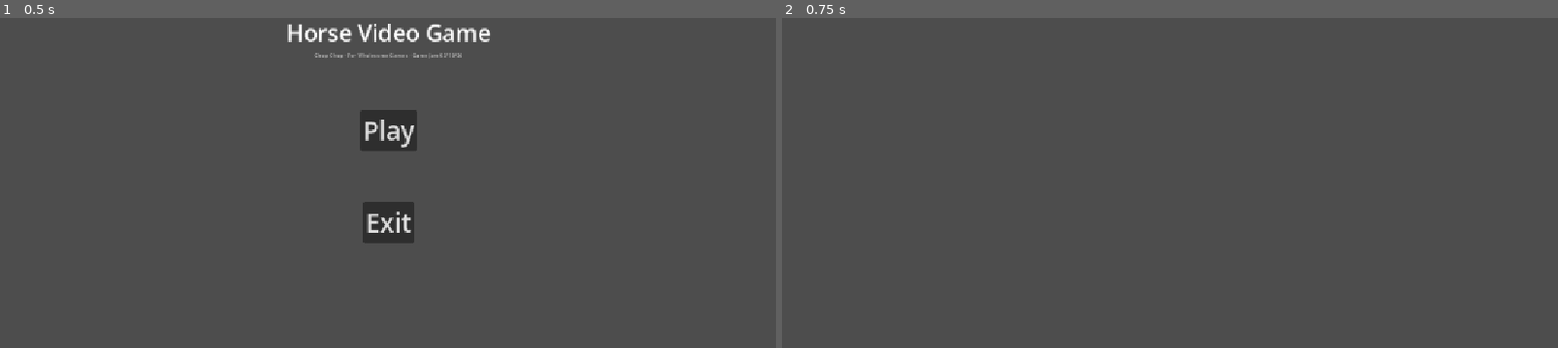
Above: before the commit, frames 1-2 (left to right).
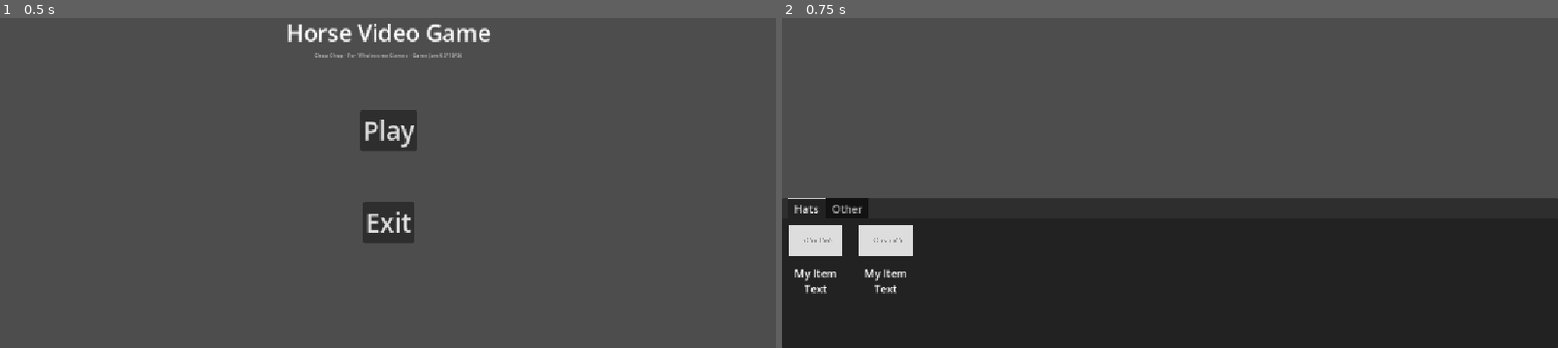
Above: after the commit, the same moments.

Repository: lukewhitingdev/gamejam-Bradys-Day-Out
Game: Godot game, scene res://Maps/MainMenuMap.tscn
The game is run twice, just before and just after one commit, with the same random seed, the same clock (stepped at 60 frames per second) and the same inputs. The engine's default icon, where the game draws it, is replaced by a stand-in: a white triangle on a blue panel in a dark square.
Inputs:
- Up to frame 1 (0.5 s): no input
- Up to frame 2 (0.75 s): click "Play" at 0.5 s

Frame 1 is identical in both runs. In frame 2, 45% of the frame differs, in the area x 0-100%, y 54-100%.

Commit message:
Added basic asset selector ui and added programtic item filling for the grid

Diff:
--- /dev/null
+++ b/app/chopchop/GameObjects/PlaceholderAsset.tscn
@@ -0,0 +1,6 @@
+[gd_scene format=3 uid="uid://npbsrhalvqdo"]
+
+[sub_resource type="BoxMesh" id="BoxMesh_105qb"]
+
+[node name="PlaceholderAsset" type="MeshInstance3D" unique_id=226662560]
+mesh = SubResource("BoxMesh_105qb")
--- a/app/chopchop/Maps/CharacterCreator.tscn
+++ b/app/chopchop/Maps/CharacterCreator.tscn
@@ -1,3 +1,19 @@
 [gd_scene format=3 uid="uid://cu3u5ysgsfkvg"]
 
+[ext_resource type="PackedScene" uid="uid://dhpn27c2dsgj7" path="res://UI/Components/TabAssetSelector/TabAssetSelector.tscn" id="1_drytg"]
+
 [node name="CharacterCreator" type="Node3D" unique_id=331614774]
+
+[node name="CanvasLayer" type="CanvasLayer" parent="." unique_id=1571464658]
+
+[node name="PanelContainer" type="PanelContainer" parent="CanvasLayer" unique_id=1223367156]
+anchors_preset = 12
+anchor_top = 1.0
+anchor_right = 1.0
+anchor_bottom = 1.0
+offset_top = -223.0
+grow_horizontal = 2
+grow_vertical = 0
+
+[node name="AssetSelector" parent="CanvasLayer/PanelContainer" unique_id=1642857273 instance=ExtResource("1_drytg")]
+layout_mode = 2
--- /dev/null
+++ b/app/chopchop/Scripts/GridItemData.gd
@@ -0,0 +1,5 @@
+class_name GridItemData extends Resource
+
+@export var Name = "Placeholder"
+@export var AssetImage: CompressedTexture2D = load("res://Assets/placeholder.svg")
+@export var Asset: Resource = load("res://GameObjects/PlaceholderAsset.tscn")
--- a/app/chopchop/UI/Components/DressUpGridItem.tscn
+++ b/app/chopchop/UI/Components/DressUpGridItem.tscn
@@ -1,41 +1,33 @@
-[gd_scene format=3 uid="uid://chyfbsso3y875"]
+[gd_scene format=3 uid="uid://8xlnhnxrxkbu"]
 
 [ext_resource type="Texture2D" uid="uid://srqiga0ssrn8" path="res://Assets/placeholder.svg" id="1_itotx"]
 
-[node name="DressUpGridItem" type="Control" unique_id=1090942604]
-layout_mode = 3
-anchors_preset = 15
-anchor_right = 1.0
-anchor_bottom = 1.0
-grow_horizontal = 2
-grow_vertical = 2
-size_flags_horizontal = 3
-size_flags_vertical = 3
+[node name="DressUpGridItem" type="AspectRatioContainer" unique_id=2130066261]
+offset_right = 301.0
+offset_bottom = 301.0
+size_flags_horizontal = 0
+size_flags_vertical = 0
 
-[node name="VBoxContainer" type="VBoxContainer" parent="." unique_id=1516540346]
-layout_mode = 1
-anchors_preset = 15
-anchor_right = 1.0
-anchor_bottom = 1.0
-grow_horizontal = 2
-grow_vertical = 2
+[node name="VBoxContainer" type="VBoxContainer" parent="." unique_id=2063944486]
+layout_mode = 2
+size_flags_vertical = 0
 
-[node name="MarginContainer" type="MarginContainer" parent="VBoxContainer" unique_id=1953994296]
+[node name="MarginContainer" type="MarginContainer" parent="VBoxContainer" unique_id=1529995282]
 layout_mode = 2
 theme_override_constants/margin_left = 10
 theme_override_constants/margin_top = 10
 theme_override_constants/margin_right = 10
 theme_override_constants/margin_bottom = 10
 
-[node name="TextureRect" type="TextureRect" parent="VBoxContainer/MarginContainer" unique_id=1619962704]
+[node name="TextureRect" type="TextureRect" parent="VBoxContainer/MarginContainer" unique_id=2102644320]
 layout_mode = 2
 texture = ExtResource("1_itotx")
 expand_mode = 5
 
-[node name="HBoxContainer" type="HBoxContainer" parent="VBoxContainer" unique_id=1560746543]
+[node name="HBoxContainer" type="HBoxContainer" parent="VBoxContainer" unique_id=285603658]
 layout_mode = 2
 
-[node name="RichTextLabel" type="RichTextLabel" parent="VBoxContainer/HBoxContainer" unique_id=207190959]
+[node name="RichTextLabel" type="RichTextLabel" parent="VBoxContainer/HBoxContainer" unique_id=1415877980]
 layout_mode = 2
 size_flags_horizontal = 3
 size_flags_vertical = 3
--- a/app/chopchop/UI/Components/TabAssetSelector.tscn
+++ /dev/null
@@ -1,47 +0,0 @@
-[gd_scene format=3 uid="uid://0fxs1x1vt5p8"]
-
-[ext_resource type="PackedScene" uid="uid://chyfbsso3y875" path="res://UI/Components/DressUpGridItem.tscn" id="1_gnp8d"]
-
-[node name="Control" type="Control" unique_id=82030472]
-layout_mode = 3
-anchors_preset = 15
-anchor_right = 1.0
-anchor_bottom = 1.0
-grow_horizontal = 2
-grow_vertical = 2
-
-[node name="TabContainer" type="TabContainer" parent="." unique_id=1624534674]
-layout_mode = 1
-anchors_preset = 15
-anchor_right = 1.0
-anchor_bottom = 1.0
-grow_horizontal = 2
-grow_vertical = 2
-current_tab = 0
-
-[node name="Hats" type="Label" parent="TabContainer" unique_id=1622699526]
-layout_mode = 2
-metadata/_tab_index = 0
-
-[node name="GridContainer" type="GridContainer" parent="TabContainer/Hats" unique_id=1948472832]
-layout_mode = 1
-anchors_preset = 15
-anchor_right = 1.0
-anchor_bottom = 1.0
-grow_horizontal = 2
-grow_vertical = 2
-
-[node name="PanelContainer" type="PanelContainer" parent="TabContainer/Hats/GridContainer" unique_id=974209270]
-layout_mode = 2
-size_flags_horizontal = 3
-size_flags_vertical = 3
-
-[node name="DressUpGridItem" parent="TabContainer/Hats/GridContainer/PanelContainer" unique_id=1090942604 instance=ExtResource("1_gnp8d")]
-layout_mode = 2
-size_flags_horizontal = 0
-size_flags_vertical = 0
-
-[node name="Other" type="Label" parent="TabContainer" unique_id=538076068]
-visible = false
-layout_mode = 2
-metadata/_tab_index = 1
--- /dev/null
+++ b/app/chopchop/UI/Components/TabAssetSelector/Scripts/tab_asset_selector.gd
@@ -0,0 +1,22 @@
+extends TabContainer
+
+@onready var Grid = $Hats/ScrollContainer/GridContainer
+@export var GridItem: Resource = preload("res://UI/Components/DressUpGridItem.tscn");
+@export var Items: Array[GridItemData] = []
+
+var GridItemMinSize = Vector2(100, 100)
+
+# Called when the node enters the scene tree for the first time.
+func _ready() -> void:
+	SetupGrid(GridItem)
+	pass # Replace with function body.
+
+func SetupGrid(Item):
+	for item in Items:
+		var node: AspectRatioContainer = CreateGridItem(GridItem)
+		node.custom_minimum_size = GridItemMinSize
+		Grid.add_child(node)
+
+func CreateGridItem(Item) -> AspectRatioContainer:
+	var node = GridItem.instantiate()
+	return node as AspectRatioContainer
--- /dev/null
+++ b/app/chopchop/UI/Components/TabAssetSelector/TabAssetSelector.tscn
@@ -0,0 +1,54 @@
+[gd_scene format=3 uid="uid://dhpn27c2dsgj7"]
+
+[ext_resource type="Script" uid="uid://cgukkhg0osnql" path="res://UI/Components/TabAssetSelector/Scripts/tab_asset_selector.gd" id="1_djv4d"]
+[ext_resource type="Script" uid="uid://d3eg2k2t5iaua" path="res://Scripts/GridItemData.gd" id="2_hiclj"]
+[ext_resource type="PackedScene" uid="uid://npbsrhalvqdo" path="res://GameObjects/PlaceholderAsset.tscn" id="3_q46mx"]
+[ext_resource type="Texture2D" uid="uid://srqiga0ssrn8" path="res://Assets/placeholder.svg" id="4_kvqw7"]
+[ext_resource type="Texture2D" uid="uid://bgm00e2j5geyo" path="res://icon.svg" id="5_foew5"]
+
+[sub_resource type="Resource" id="Resource_d3pcb"]
+script = ExtResource("2_hiclj")
+Name = "Thing 1"
+AssetImage = ExtResource("4_kvqw7")
+Asset = ExtResource("3_q46mx")
+metadata/_custom_type_script = "uid://d3eg2k2t5iaua"
+
+[sub_resource type="Resource" id="Resource_joo38"]
+script = ExtResource("2_hiclj")
+Name = "Thing2"
+AssetImage = ExtResource("5_foew5")
+Asset = ExtResource("3_q46mx")
+metadata/_custom_type_script = "uid://d3eg2k2t5iaua"
+
+[node name="TabAssetSelector" type="TabContainer" unique_id=1642857273]
+anchors_preset = 15
+anchor_right = 1.0
+anchor_bottom = 1.0
+grow_horizontal = 2
+grow_vertical = 2
+current_tab = 0
+script = ExtResource("1_djv4d")
+Items = Array[ExtResource("2_hiclj")]([SubResource("Resource_d3pcb"), SubResource("Resource_joo38")])
+
+[node name="Hats" type="Label" parent="." unique_id=1659941314]
+layout_mode = 2
+metadata/_tab_index = 0
+
+[node name="ScrollContainer" type="ScrollContainer" parent="Hats" unique_id=223162322]
+layout_mode = 1
+anchors_preset = 15
+anchor_right = 1.0
+anchor_bottom = 1.0
+grow_horizontal = 2
+grow_vertical = 2
+
+[node name="GridContainer" type="GridContainer" parent="Hats/ScrollContainer" unique_id=1296251039]
+layout_mode = 2
+size_flags_horizontal = 3
+size_flags_vertical = 3
+columns = 6
+
+[node name="Other" type="Label" parent="." unique_id=1738877960]
+visible = false
+layout_mode = 2
+metadata/_tab_index = 1
Not shown, added: app/chopchop/Scripts/GridItemData.gd.uid
Not shown, added: app/chopchop/UI/Components/TabAssetSelector/Scripts/tab_asset_selector.gd.uid
